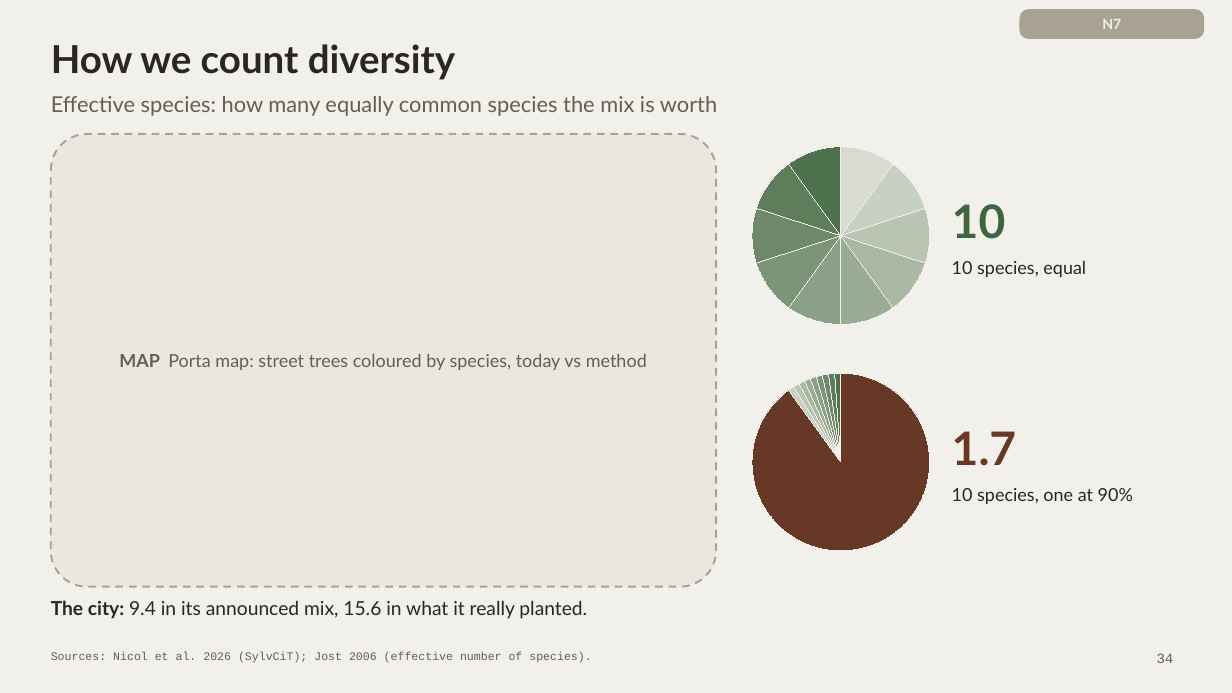
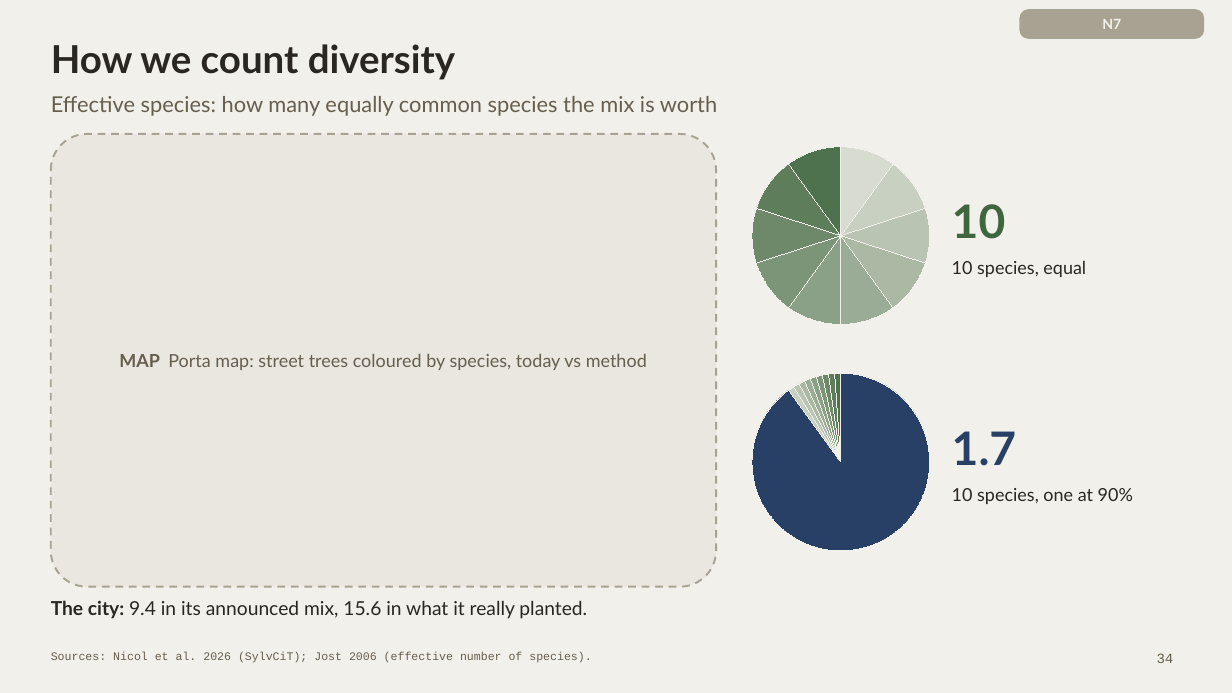
Before and after one commit to giofox96/shade-and-sponge, a slide deck: slide 34 of slides/final/shade_and_sponge_final_new.pptx. Drawn at 1232x693 pixels with LibreOffice and Linux fonts; fonts in the diff are those of the drawing. Boxes give left, top, right and bottom in pixels: in the first picture for what was removed or moved away, otherwise in the second. Text is boxed around its words. In the diff, an @@ line names an element or a change of style, - is before the commit and + after.

```diff
--- a/slides/final/shade_and_sponge_final_new.pptx
+++ b/slides/final/shade_and_sponge_final_new.pptx
@@ pie chart at [739, 360, 943, 564] @@
@@ colours of single points changed @@
@@ text at [952, 431, 1017, 466]: text colour #663825 to #283F66 in "1.7" @@
```
Also in this commit, not shown: 1 other file.
